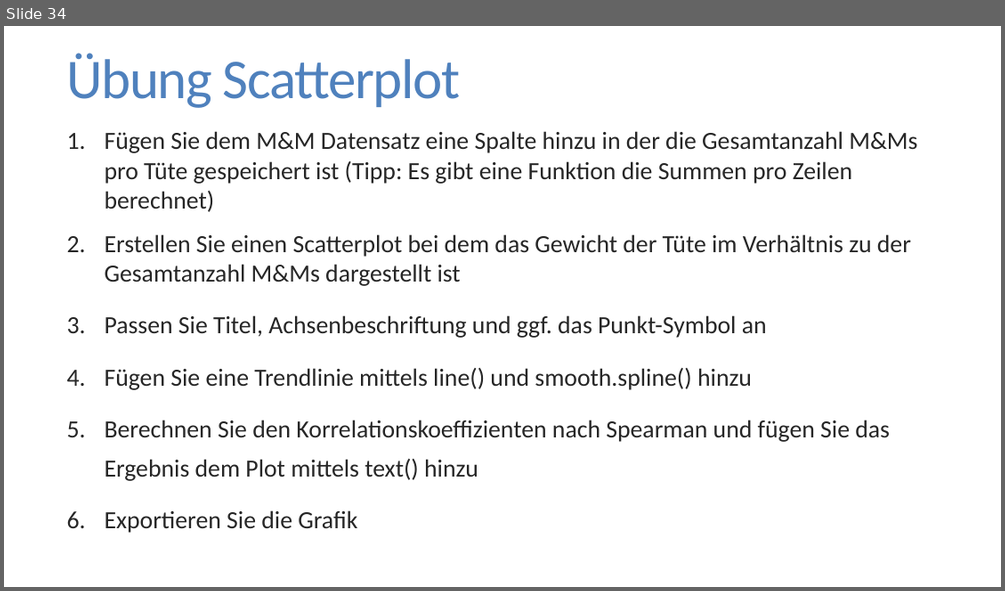
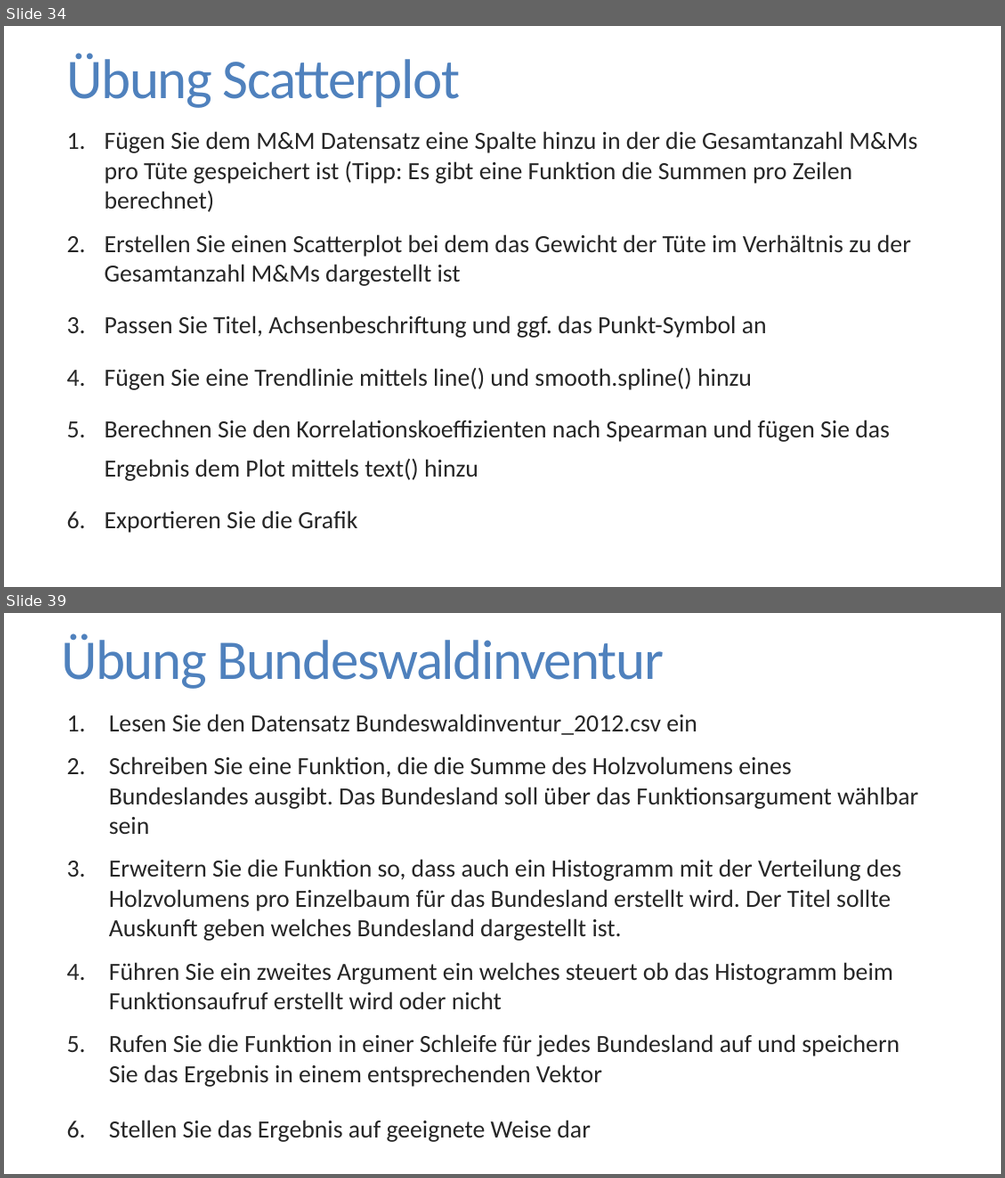
Before and after one commit to FlorianKeppeler/RKurs, a slide deck: Einführung in R.pptx. Shown one above the other, each under a label of ours: slide 34 before the commit, slides 34 and 39 after it; the slides between them are not shown. The pictures are 1005x591 and 1005x1178 pixels, drawn with LibreOffice and Linux fonts; fonts in the diff are those of the drawing. Boxes give left, top, right and bottom in pixels: in the first picture for what was removed or moved away, otherwise in the second. Text is boxed around its words. In the diff, an @@ line names an element or a change of style, - is before the commit and + after.

Commit message:
Schleifen vorbereitet

```diff
--- a/Einführung in R.pptx
+++ b/Einführung in R.pptx
@@ slide 39 added at bbox=[4, 613, 1001, 1174], background #FFFFFF @@
@@ title added at bbox=[61, 633, 663, 689], 54 pt, text #4F81BD @@
+Übung Bundeswaldinventur
@@ text added at bbox=[109, 714, 918, 1142], 23.8 pt, text #262626 @@
+1. Lesen Sie den Datensatz Bundeswaldinventur_2012.csv ein
+2. Schreiben Sie eine Funktion, die die Summe des Holzvolumens eines Bundeslandes ausgibt. Das Bundesland soll über das Funktionsargument wählbar sein
+3. Erweitern Sie die Funktion so, dass auch ein Histogramm mit der Verteilung des Holzvolumens pro Einzelbaum für das Bundesland erstellt wird. Der Titel sollte Auskunft geben welches Bundesland dargestellt ist.
+4. Führen Sie ein zweites Argument ein welches steuert ob das Histogramm beim Funktionsaufruf erstellt wird oder nicht
+5. Rufen Sie die Funktion in einer Schleife für jedes Bundesland auf und speichern Sie das Ergebnis in einem entsprechenden Vektor
+6. Stellen Sie das Ergebnis auf geeignete Weise dar
```
Also in this commit, not shown: 4 other slides added, 10 other files.
